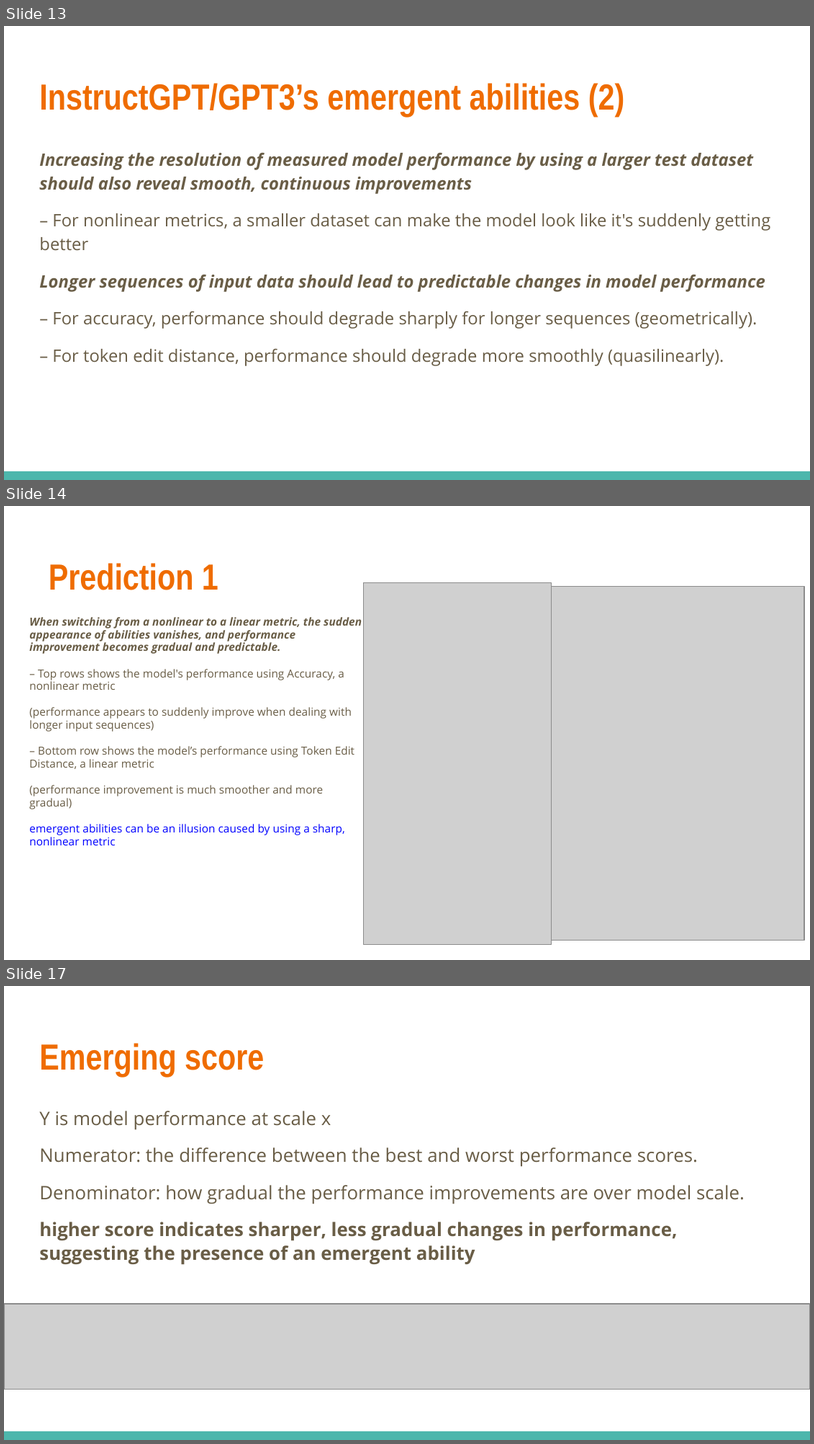
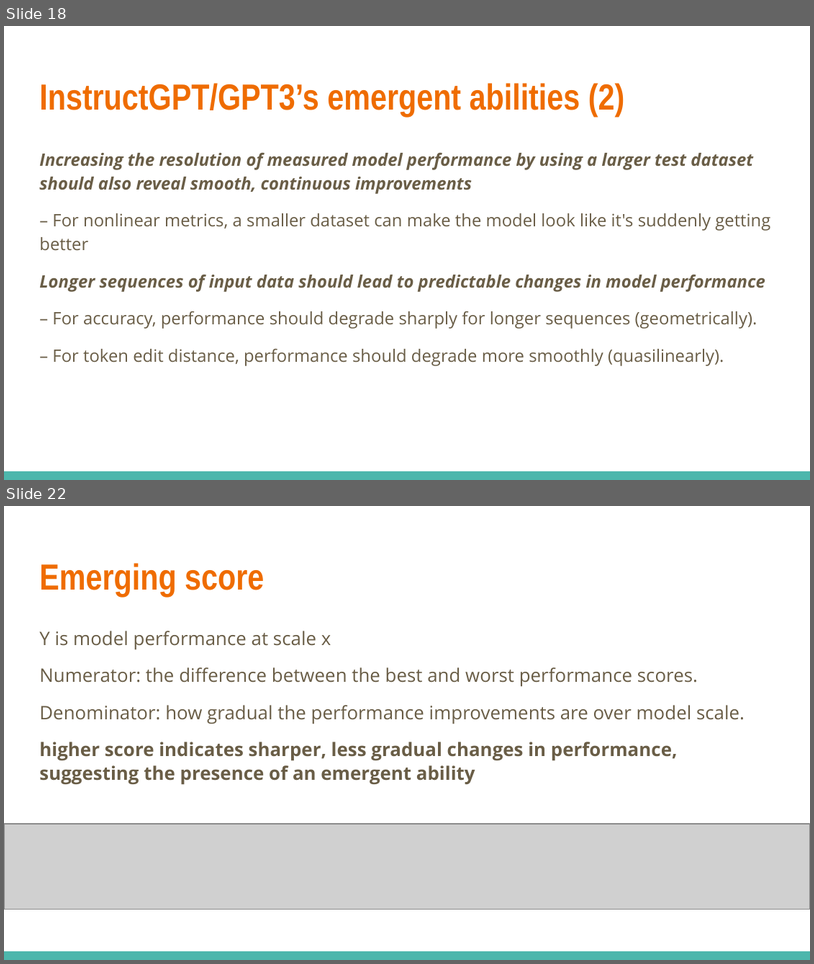
Before and after one commit to JHU-CLSP/csci-601-771-self-supervised-models, a slide deck: fa2024/files/presentations/9-19-EmergentAbility-Zhong-Bafna.pptx. Shown one above the other, each under a label of ours: slides 13, 14 and 17 before the commit, slides 18 and 22 after it; the slides between them are not shown. The pictures are 814x1444 and 814x964 pixels, drawn with LibreOffice and Linux fonts; fonts in the diff are those of the drawing; grey boxes stand for pictures. Boxes give left, top, right and bottom in pixels: in the first picture for what was removed or moved away, otherwise in the second. Text is boxed around its words. In the diff, an @@ line names an element or a change of style, - is before the commit and + after.

```diff
--- a/fa2024/files/presentations/9-19-EmergentAbility-Zhong-Bafna.pptx
+++ b/fa2024/files/presentations/9-19-EmergentAbility-Zhong-Bafna.pptx
@@ slide 14 removed at [4, 506, 810, 960], background #FFFFFF @@
@@ title removed at [49, 563, 219, 590] @@
-Prediction 1
@@ picture removed at [364, 582, 551, 944] @@
@@ picture removed at [551, 587, 805, 941] @@
@@ text removed at [29, 617, 362, 845] @@
-When switching from a nonlinear to a linear metric, the sudden appearance of abilities vanishes, and performance improvement becomes gradual and predictable.
-– Top rows shows the model's performance using Accuracy, a nonlinear metric
-(performance appears to suddenly improve when dealing with longer input sequences)
-– Bottom row shows the model’s performance using Token Edit Distance, a linear metric
-(performance improvement is much smoother and more gradual)
-emergent abilities can be an illusion caused by using a sharp, nonlinear metric
@@ what was slide 13 is now slide 18 @@
@@ what was slide 17 is now slide 22 @@
```
Also in this commit, not shown: 13 slides changed, 18 slides added, 4 other slides removed, 1 other file.
